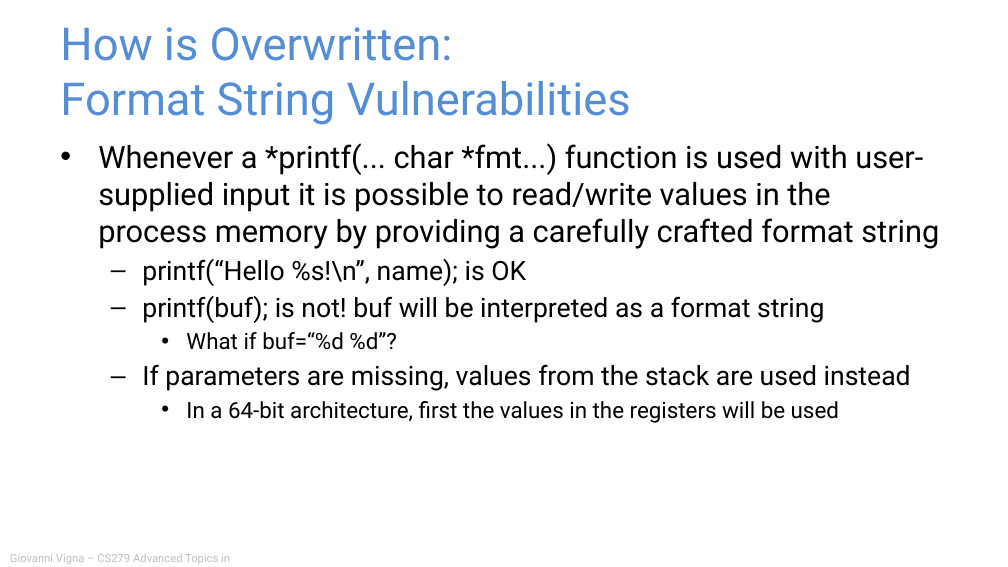
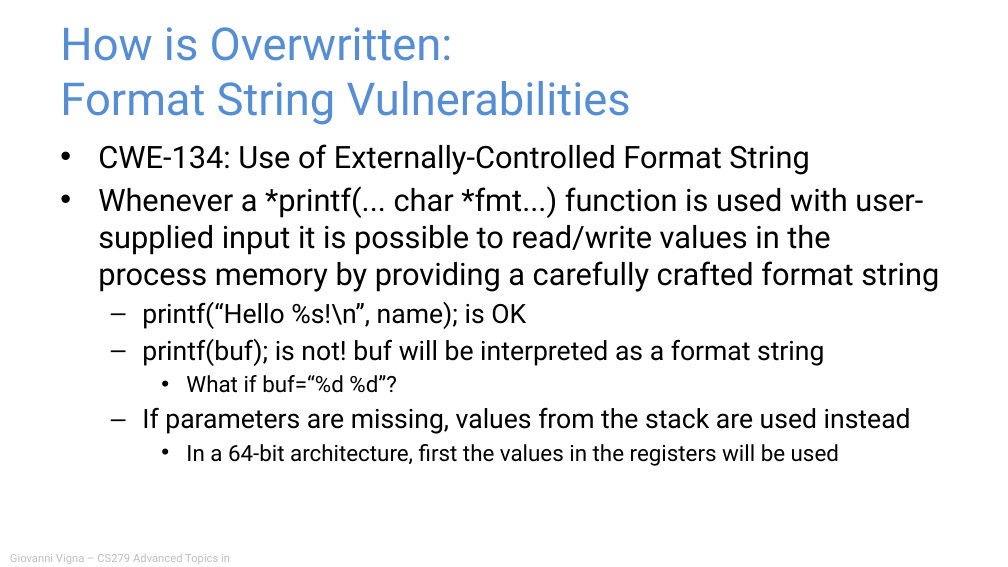
Before and after one commit to giovannivigna/CS279-Fall2024, a slide deck: slide 174 of materials/05_Vulnerability_Patterns/Application Security.pptx. Drawn at 1008x567 pixels with LibreOffice and Linux fonts; fonts in the diff are those of the drawing. Boxes give left, top, right and bottom in pixels: in the first picture for what was removed or moved away, otherwise in the second. Text is boxed around its words. In the diff, an @@ line names an element or a change of style, - is before the commit and + after.

```diff
--- a/materials/05_Vulnerability_Patterns/Application Security.pptx
+++ b/materials/05_Vulnerability_Patterns/Application Security.pptx
@@ text at <box>98,144,809,175</box>: paragraph added @@
+• CWE-134: Use of Externally-Controlled Format String
```
Also in this commit, not shown: 9 other slides changed, 2 slides added, 7 other files.
